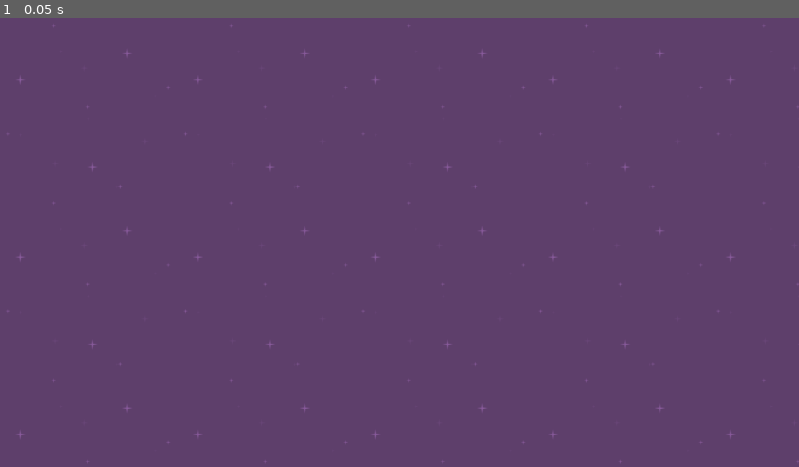
Above: before the commit, frame 1.
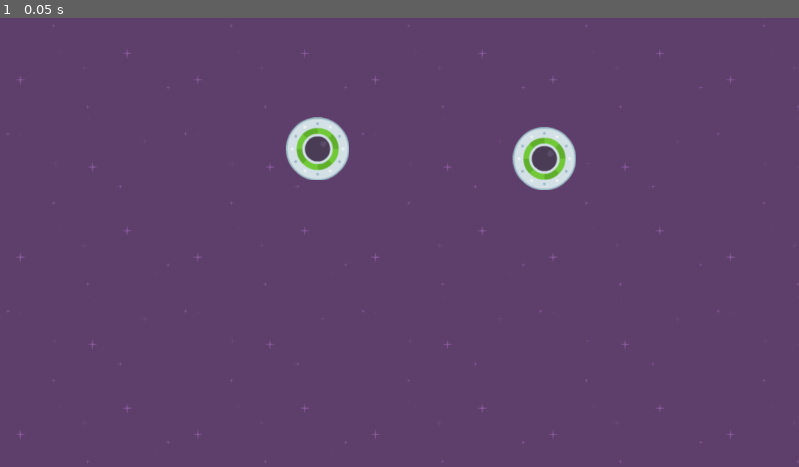
Above: after the commit, the same moment.

Repository: JStatiC73/SpeedySaucer
Game: Godot game, scene res://level_1.tscn
Two runs of this game, one before a commit and one after it. Both use one fixed random seed, a clock stepped at 60 frames per second and the inputs below.
Inputs:
- Up to frame 1 (0.05 s): no input

The runs differ from the first frame. In frame 1, 1.5% of the frame differs, in the area x 35-73%, y 22-39%.

Commit message:
Se agrego un collision shape al player y se agrego el player al main scene

Diff:
--- a/level_1.tscn
+++ b/level_1.tscn
@@ -1,6 +1,7 @@
-[gd_scene load_steps=2 format=3 uid="uid://c7coa4w70evgc"]
+[gd_scene load_steps=3 format=3 uid="uid://c7coa4w70evgc"]
 
 [ext_resource type="Texture2D" uid="uid://c0gfh13q5mlyv" path="res://Assets/purple.png" id="1_ue2wj"]
+[ext_resource type="PackedScene" uid="uid://dciox76bqo6qr" path="res://player.tscn" id="2_uydje"]
 
 [node name="Level1" type="Node2D"]
 
@@ -9,3 +10,9 @@
 offset_bottom = 648.0
 texture = ExtResource("1_ue2wj")
 stretch_mode = 1
+
+[node name="Player" parent="." instance=ExtResource("2_uydje")]
+position = Vector2(458, 189)
+
+[node name="Player2" parent="." instance=ExtResource("2_uydje")]
+position = Vector2(785, 203)
--- a/player.tscn
+++ b/player.tscn
@@ -1,6 +1,9 @@
-[gd_scene load_steps=2 format=3 uid="uid://dciox76bqo6qr"]
+[gd_scene load_steps=3 format=3 uid="uid://dciox76bqo6qr"]
 
 [ext_resource type="Texture2D" uid="uid://cibgivik2xnue" path="res://Assets/ufoGreen.png" id="1_vd6ja"]
+
+[sub_resource type="CircleShape2D" id="CircleShape2D_6pyun"]
+radius = 45.0
 
 [node name="Player" type="RigidBody2D"]
 position = Vector2(577, 306)
@@ -8,3 +11,6 @@
 
 [node name="Sprite2D" type="Sprite2D" parent="."]
 texture = ExtResource("1_vd6ja")
+
+[node name="CollisionShape2D" type="CollisionShape2D" parent="."]
+shape = SubResource("CircleShape2D_6pyun")
